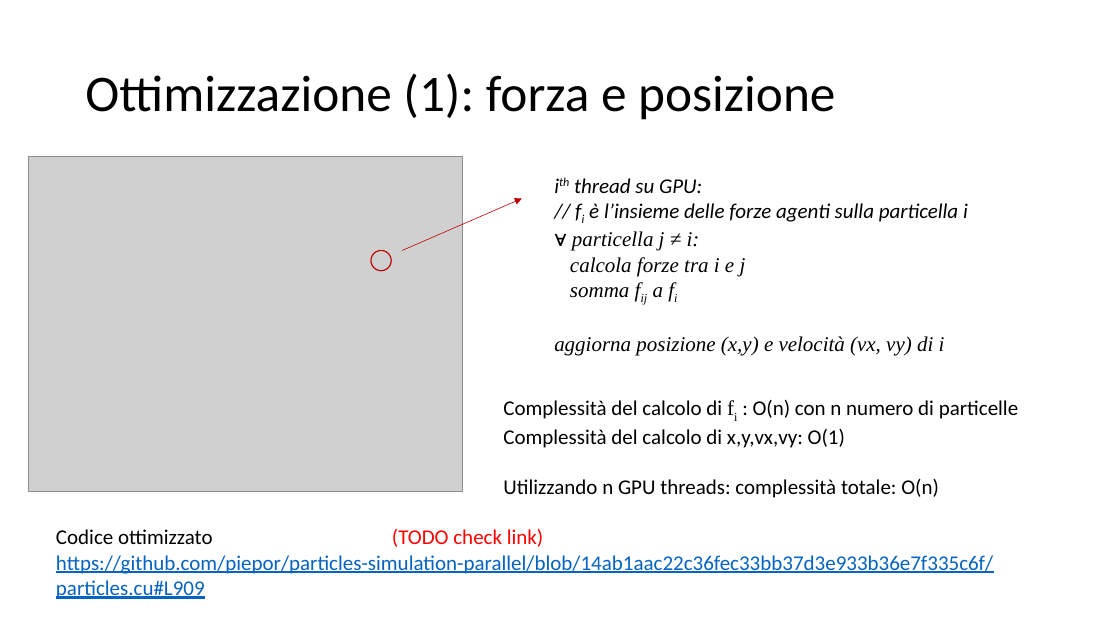
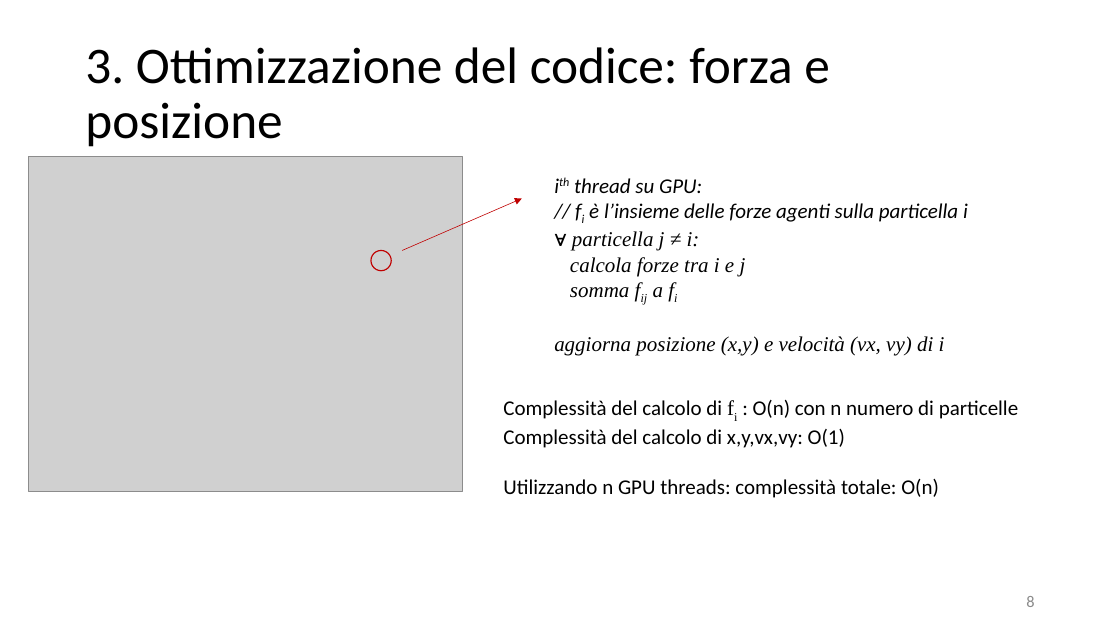
Before and after one commit to piepor/particles-simulation-parallel, a slide deck: slide 8 of presentazione/presentazione.pptx. Drawn at 1120x630 pixels with LibreOffice and Linux fonts; fonts in the diff are those of the drawing; grey boxes stand for pictures. Boxes give left, top, right and bottom in pixels: in the first picture for what was removed or moved away, otherwise in the second. Text is boxed around its words. In the diff, an @@ line names an element or a change of style, - is before the commit and + after.

```diff
--- a/presentazione/presentazione.pptx
+++ b/presentazione/presentazione.pptx
@@ title at bbox=[85, 47, 830, 147]: text changed @@
-Ottimizzazione (1): forza e posizione
+3. Ottimizzazione del codice: forza e posizione
@@ text removed at bbox=[56, 529, 993, 599] @@
-Codice ottimizzato (TODO check link)
-https://github.com/piepor/particles-simulation-parallel/blob/14ab1aac22c36fec33bb37d3e933b36e7f335c6f/particles.cu#L909
@@ page number added at bbox=[1026, 596, 1034, 607], 14 pt, text #8C8C8C @@
+8
```
Also in this commit, not shown: 16 other slides changed, 3 slides added, 4 other files.
